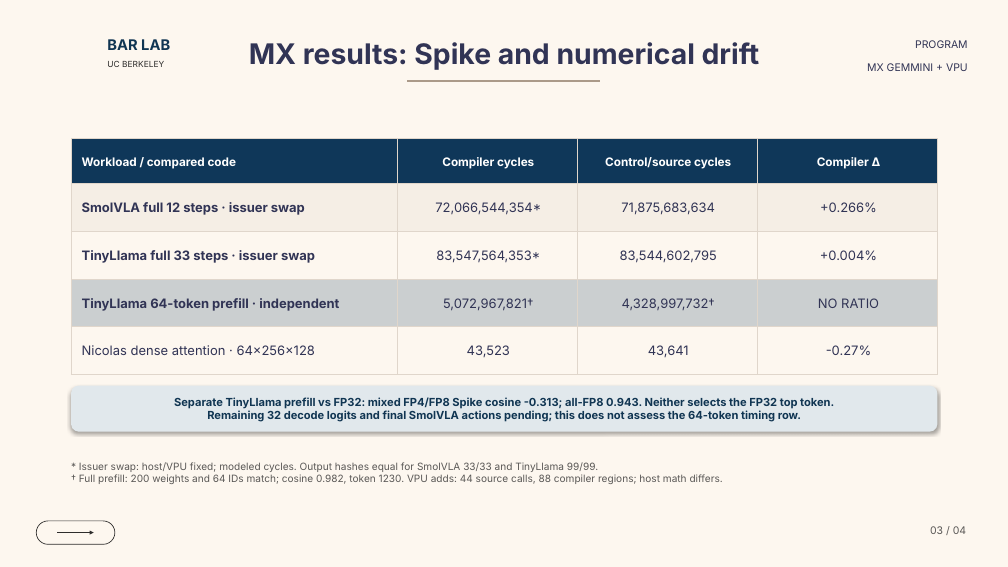
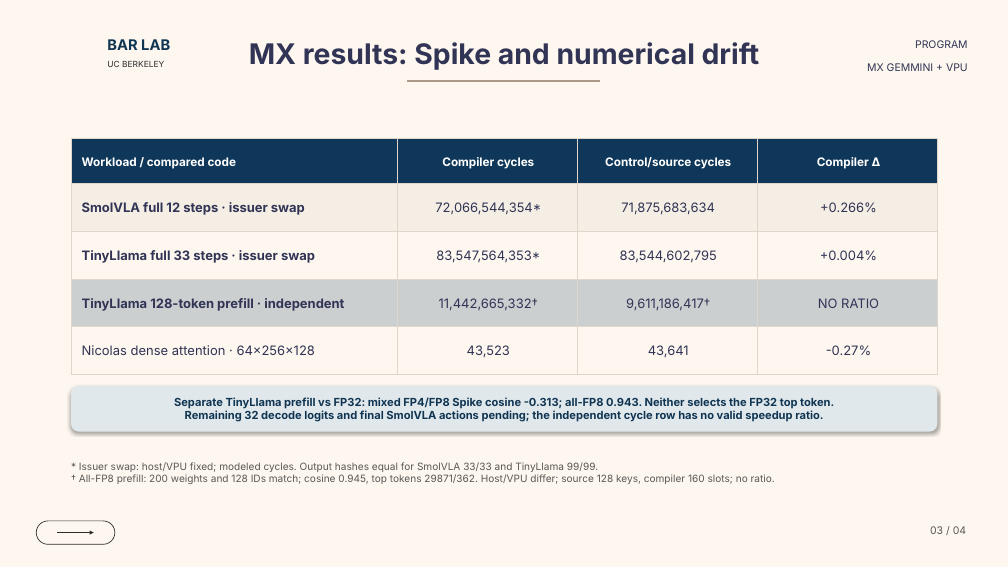
Before and after one commit to ucb-bar/mx-gemmini-mlir, a slide deck: slide 3 of docs/presentations/mx_gemmini_dialect_overview.pptx. Drawn at 1008x567 pixels with LibreOffice and Linux fonts; fonts in the diff are those of the drawing; background and template pictures are left out. Boxes give left, top, right and bottom in pixels: in the first picture for what was removed or moved away, otherwise in the second. Text is boxed around its words. In the diff, an @@ line names an element or a change of style, - is before the commit and + after.

Commit message:
Archive independent TinyLlama prefill result

```diff
--- a/docs/presentations/mx_gemmini_dialect_overview.pptx
+++ b/docs/presentations/mx_gemmini_dialect_overview.pptx
@@ table at [71, 138, 938, 374] @@
-row 4: TinyLlama 64-token prefill · independent | 5,072,967,821† | 4,328,997,732† | NO RATIO
+row 4: TinyLlama 128-token prefill · independent | 11,442,665,332† | 9,611,186,417† | NO RATIO
@@ text in rounded rectangle at [185, 410, 823, 422]: text changed @@
-Remaining 32 decode logits and final SmolVLA actions pending; this does not assess the 64-token timing row.
+Remaining 32 decode logits and final SmolVLA actions pending; the independent cycle row has no valid speedup ratio.
@@ text at [79, 474, 775, 484]: text changed @@
-† Full prefill: 200 weights and 64 IDs match; cosine 0.982, token 1230. VPU adds: 44 source calls, 88 compiler regions; host math differs.
+† All-FP8 prefill: 200 weights and 128 IDs match; cosine 0.945, top tokens 29871/362. Host/VPU differ; source 128 keys, compiler 160 slots; no ratio.
```
Also in this commit, not shown: 14 other files.
